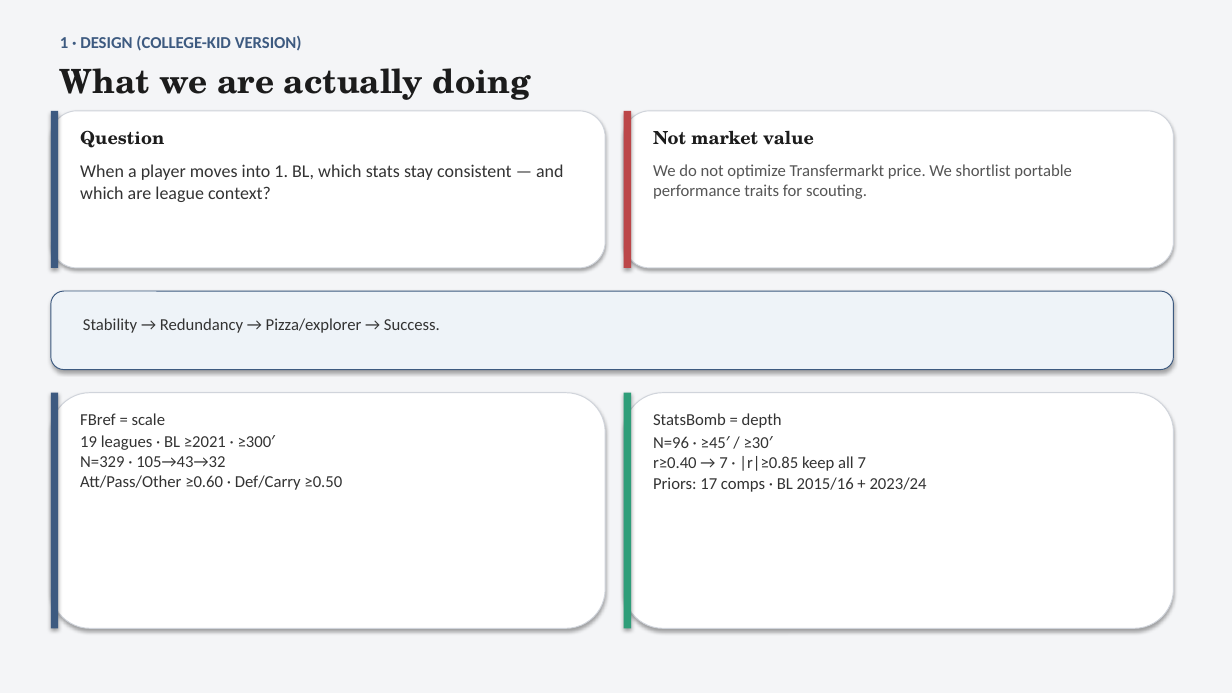
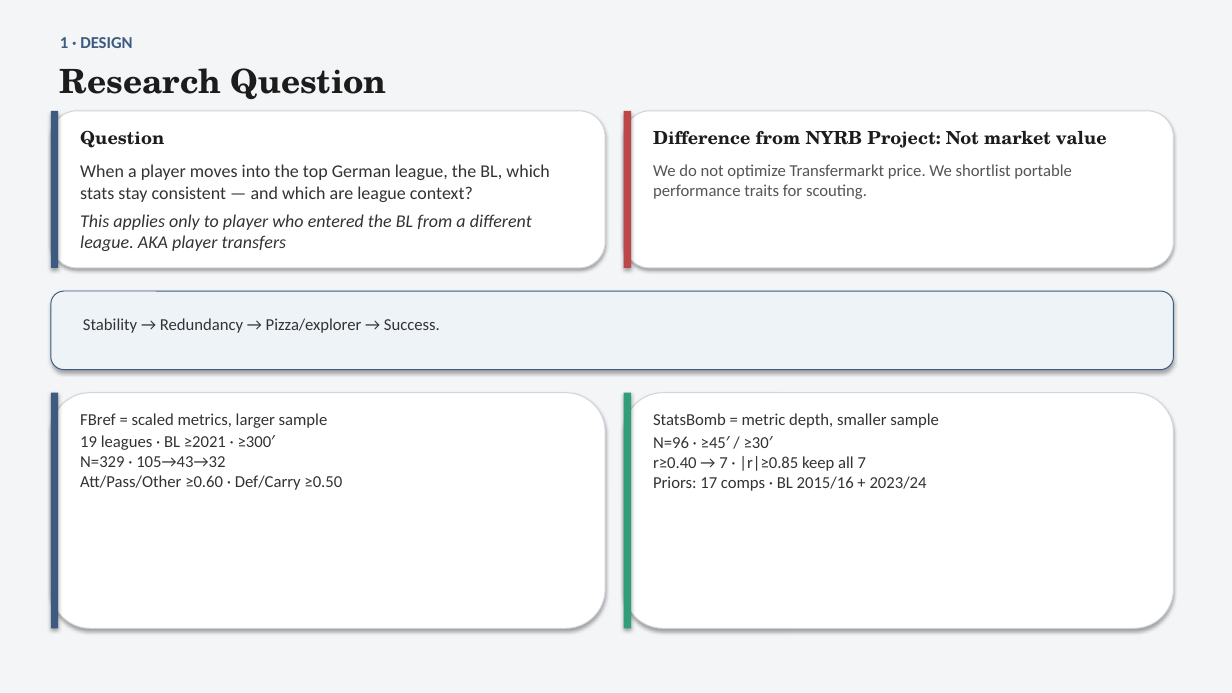
Before and after one commit to colbymorris08/bundesliga-transfer-traits, a slide deck: slide 3 of bundesliga_transfer_traits.pptx. Drawn at 1232x693 pixels with LibreOffice and Linux fonts; fonts in the diff are those of the drawing. Boxes give left, top, right and bottom in pixels: in the first picture for what was removed or moved away, otherwise in the second. Text is boxed around its words. In the diff, an @@ line names an element or a change of style, - is before the commit and + after.

```diff
--- a/bundesliga_transfer_traits.pptx
+++ b/bundesliga_transfer_traits.pptx
@@ text at [60, 37, 132, 48]: text changed @@
-1 · DESIGN (COLLEGE-KID VERSION)
+1 · DESIGN
@@ text at [60, 68, 387, 100]: text changed @@
-What we are actually doing
+Research Question
@@ text at [653, 130, 1107, 148]: text changed @@
-Not market value
+Difference from NYRB Project: Not market value
@@ text at [80, 164, 549, 251]: text changed @@
-When a player moves into 1. BL, which stats stay consistent — and which are league context?
+When a player moves into the top German league, the BL, which stats stay consistent — and which are league context?
+This applies only to player who entered the BL from a different league. AKA player transfers
@@ text at [80, 413, 328, 428]: text changed @@
-FBref = scale
+FBref = scaled metrics, larger sample
@@ text at [653, 413, 939, 428]: text changed @@
-StatsBomb = depth
+StatsBomb = metric depth, smaller sample
```
Also in this commit, not shown: 19 other slides changed, 1 slide added, 2 slides removed.
